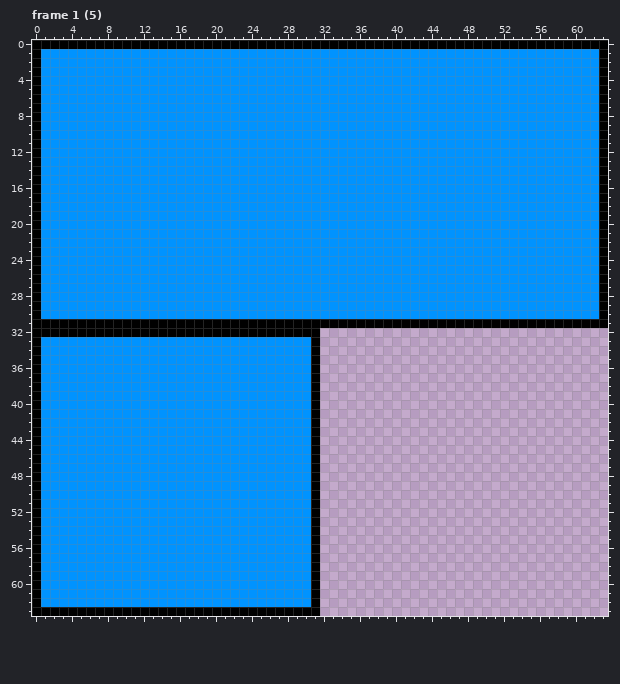
A pixel-art file gets an edit: Assets/textures/block/blueBlock.aseprite. The first picture shows the starting point.
64x64 pixels, 5 frames. Shown: frame 1 (5). The commit also changed other frames, which this record leaves out.
After:
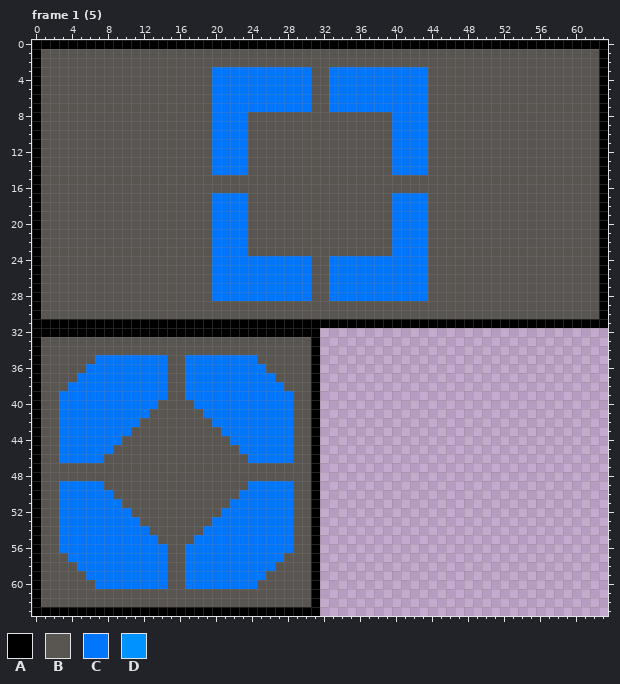
Palette (. is transparent): A #000000  B #595652  C #0076ff  D #0093ff
From old to new:
Changed rows in their new state; - is an unchanged pixel.
Frame 1 (5):
first column x 1:
 1 BBBBBBBBBBBBBBBBBBBBBBBBBBBBBBBBBBBBBBBBBBBBBBBBBBBBBBBBBBBBBB
 2 BBBBBBBBBBBBBBBBBBBBBBBBBBBBBBBBBBBBBBBBBBBBBBBBBBBBBBBBBBBBBB
 3 BBBBBBBBBBBBBBBBBBBCCCCCCCCCCCBBCCCCCCCCCCCBBBBBBBBBBBBBBBBBBB
 4 BBBBBBBBBBBBBBBBBBBCCCCCCCCCCCBBCCCCCCCCCCCBBBBBBBBBBBBBBBBBBB
 5 BBBBBBBBBBBBBBBBBBBCCCCCCCCCCCBBCCCCCCCCCCCBBBBBBBBBBBBBBBBBBB
 6 BBBBBBBBBBBBBBBBBBBCCCCCCCCCCCBBCCCCCCCCCCCBBBBBBBBBBBBBBBBBBB
 7 BBBBBBBBBBBBBBBBBBBCCCCCCCCCCCBBCCCCCCCCCCCBBBBBBBBBBBBBBBBBBB
 8 BBBBBBBBBBBBBBBBBBBCCCCBBBBBBBBBBBBBBBBCCCCBBBBBBBBBBBBBBBBBBB
 9 BBBBBBBBBBBBBBBBBBBCCCCBBBBBBBBBBBBBBBBCCCCBBBBBBBBBBBBBBBBBBB
10 BBBBBBBBBBBBBBBBBBBCCCCBBBBBBBBBBBBBBBBCCCCBBBBBBBBBBBBBBBBBBB
11 BBBBBBBBBBBBBBBBBBBCCCCBBBBBBBBBBBBBBBBCCCCBBBBBBBBBBBBBBBBBBB
12 BBBBBBBBBBBBBBBBBBBCCCCBBBBBBBBBBBBBBBBCCCCBBBBBBBBBBBBBBBBBBB
13 BBBBBBBBBBBBBBBBBBBCCCCBBBBBBBBBBBBBBBBCCCCBBBBBBBBBBBBBBBBBBB
14 BBBBBBBBBBBBBBBBBBBCCCCBBBBBBBBBBBBBBBBCCCCBBBBBBBBBBBBBBBBBBB
15 BBBBBBBBBBBBBBBBBBBBBBBBBBBBBBBBBBBBBBBBBBBBBBBBBBBBBBBBBBBBBB
16 BBBBBBBBBBBBBBBBBBBBBBBBBBBBBBBBBBBBBBBBBBBBBBBBBBBBBBBBBBBBBB
17 BBBBBBBBBBBBBBBBBBBCCCCBBBBBBBBBBBBBBBBCCCCBBBBBBBBBBBBBBBBBBB
18 BBBBBBBBBBBBBBBBBBBCCCCBBBBBBBBBBBBBBBBCCCCBBBBBBBBBBBBBBBBBBB
19 BBBBBBBBBBBBBBBBBBBCCCCBBBBBBBBBBBBBBBBCCCCBBBBBBBBBBBBBBBBBBB
20 BBBBBBBBBBBBBBBBBBBCCCCBBBBBBBBBBBBBBBBCCCCBBBBBBBBBBBBBBBBBBB
21 BBBBBBBBBBBBBBBBBBBCCCCBBBBBBBBBBBBBBBBCCCCBBBBBBBBBBBBBBBBBBB
22 BBBBBBBBBBBBBBBBBBBCCCCBBBBBBBBBBBBBBBBCCCCBBBBBBBBBBBBBBBBBBB
23 BBBBBBBBBBBBBBBBBBBCCCCBBBBBBBBBBBBBBBBCCCCBBBBBBBBBBBBBBBBBBB
24 BBBBBBBBBBBBBBBBBBBCCCCCCCCCCCBBCCCCCCCCCCCBBBBBBBBBBBBBBBBBBB
25 BBBBBBBBBBBBBBBBBBBCCCCCCCCCCCBBCCCCCCCCCCCBBBBBBBBBBBBBBBBBBB
26 BBBBBBBBBBBBBBBBBBBCCCCCCCCCCCBBCCCCCCCCCCCBBBBBBBBBBBBBBBBBBB
27 BBBBBBBBBBBBBBBBBBBCCCCCCCCCCCBBCCCCCCCCCCCBBBBBBBBBBBBBBBBBBB
28 BBBBBBBBBBBBBBBBBBBCCCCCCCCCCCBBCCCCCCCCCCCBBBBBBBBBBBBBBBBBBB
29 BBBBBBBBBBBBBBBBBBBBBBBBBBBBBBBBBBBBBBBBBBBBBBBBBBBBBBBBBBBBBB
30 BBBBBBBBBBBBBBBBBBBBBBBBBBBBBBBBBBBBBBBBBBBBBBBBBBBBBBBBBBBBBB
33 BBBBBBBBBBBBBBBBBBBBBBBBBBBBBB--------------------------------
34 BBBBBBBBBBBBBBBBBBBBBBBBBBBBBB--------------------------------
35 BBBBBBCCCCCCCCBBCCCCCCCCBBBBBB--------------------------------
36 BBBBBCCCCCCCCCBBCCCCCCCCCBBBBB--------------------------------
37 BBBBCCCCCCCCCCBBCCCCCCCCCCBBBB--------------------------------
38 BBBCCCCCCCCCCCBBCCCCCCCCCCCBBB--------------------------------
39 BBCCCCCCCCCCCCBBCCCCCCCCCCCCBB--------------------------------
40 BBCCCCCCCCCCCBBBBCCCCCCCCCCCBB--------------------------------
41 BBCCCCCCCCCCBBBBBBCCCCCCCCCCBB--------------------------------
42 BBCCCCCCCCCBBBBBBBBCCCCCCCCCBB--------------------------------
43 BBCCCCCCCCBBBBBBBBBBCCCCCCCCBB--------------------------------
44 BBCCCCCCCBBBBBBBBBBBBCCCCCCCBB--------------------------------
45 BBCCCCCCBBBBBBBBBBBBBBCCCCCCBB--------------------------------
46 BBCCCCCBBBBBBBBBBBBBBBBCCCCCBB--------------------------------
47 BBBBBBBBBBBBBBBBBBBBBBBBBBBBBB--------------------------------
48 BBBBBBBBBBBBBBBBBBBBBBBBBBBBBB--------------------------------
49 BBCCCCCBBBBBBBBBBBBBBBBCCCCCBB--------------------------------
50 BBCCCCCCBBBBBBBBBBBBBBCCCCCCBB--------------------------------
51 BBCCCCCCCBBBBBBBBBBBBCCCCCCCBB--------------------------------
52 BBCCCCCCCCBBBBBBBBBBCCCCCCCCBB--------------------------------
53 BBCCCCCCCCCBBBBBBBBCCCCCCCCCBB--------------------------------
54 BBCCCCCCCCCCBBBBBBCCCCCCCCCCBB--------------------------------
55 BBCCCCCCCCCCCBBBBCCCCCCCCCCCBB--------------------------------
56 BBCCCCCCCCCCCCBBCCCCCCCCCCCCBB--------------------------------
57 BBBCCCCCCCCCCCBBCCCCCCCCCCCBBB--------------------------------
58 BBBBCCCCCCCCCCBBCCCCCCCCCCBBBB--------------------------------
59 BBBBBCCCCCCCCCBBCCCCCCCCCBBBBB--------------------------------
60 BBBBBBCCCCCCCCBBCCCCCCCCBBBBBB--------------------------------
61 BBBBBBBBBBBBBBBBBBBBBBBBBBBBBB--------------------------------
62 BBBBBBBBBBBBBBBBBBBBBBBBBBBBBB--------------------------------
Where, in picture pixels (left, top, right, bottom), the same in both pictures:
changed: (41, 49, 599, 607)
